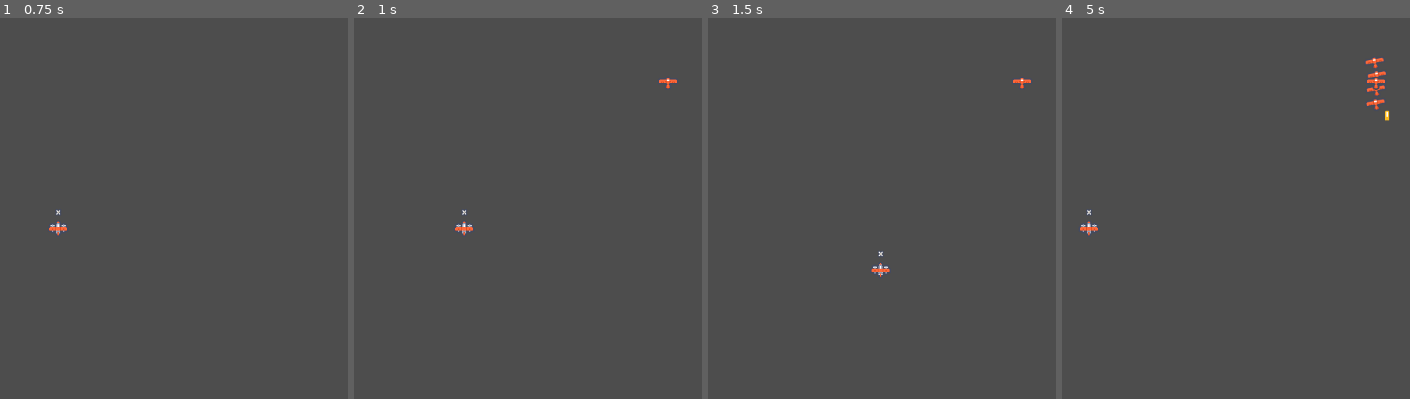
Above: before the commit, frames 1-4 (left to right).
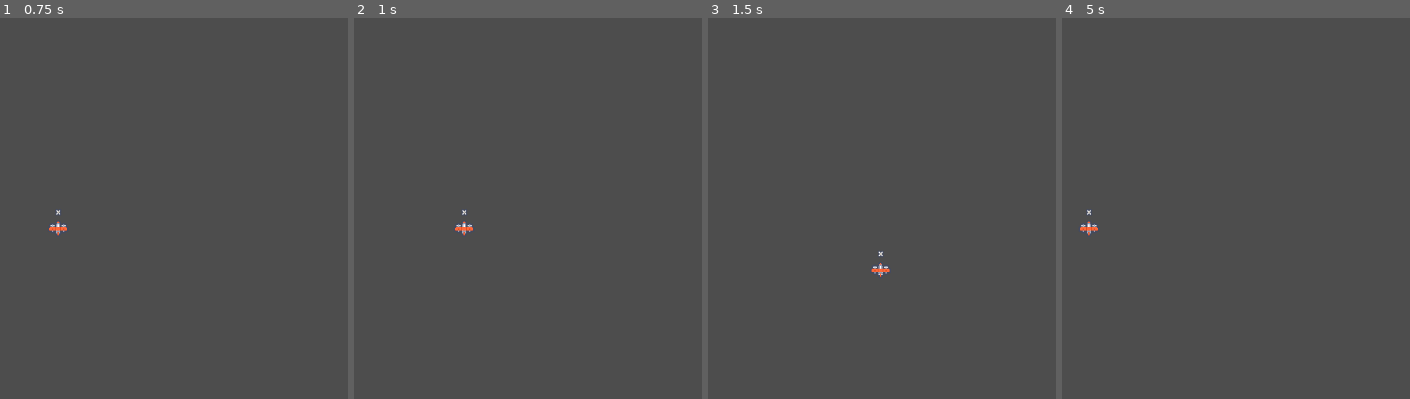
Above: after the commit, the same moments.

Repository: jkuttu/GodotWorkshop
Game: Godot game, scene res://Models/basics.tscn
Same seed, same stepped clock (60 frames per second), same inputs: the game is played once before the commit and once after it.
Inputs:
- Up to frame 1 (0.75 s): tap Enter at 0.5 s; hold Right (ui_right) from 0.53 s (still down)
- Up to frame 2 (1 s): keep holding Right (ui_right)
- Up to frame 3 (1.5 s): release Right (ui_right) at 1.28 s; hold Down (ui_down) from 1.28 s (still down)
- Up to frame 4 (5 s): release Down (ui_down) at 2.03 s; hold Right (ui_right) 2.03-2.78 s; tap Space at 2.75 s; hold Up (ui_up) 2.78-3.53 s; tap Enter at 3.5 s; hold Left (ui_left) from 3.53 s (still down)

Frame 1 is identical in both runs. In frame 2, less than 0.1% of the frame differs, in the area x 87-93%, y 15-19%; in frame 3, less than 0.1%; in frame 4, 0.4%, in the area x 87-94%, y 10-28%.

Commit message:
enemy follow

Diff:
--- /dev/null
+++ b/Common.gd
@@ -0,0 +1,2 @@
+extends Node
+var player
--- a/Models/Basics.gd
+++ b/Models/Basics.gd
@@ -13,6 +13,9 @@
 	camera.limit_right = 576
 	camera.limit_top = -324
 	camera.limit_bottom = 324
+
+	Common.player = self
+
 	pass
 
 func _process(delta):
--- a/Models/basics.tscn
+++ b/Models/basics.tscn
@@ -36,6 +36,7 @@
 enemy = ExtResource("6_ofjxo")
 
 [node name="Timer" type="Timer" parent="EnemySpawnPoint"]
+wait_time = 5.0
 autostart = true
 
 [connection signal="screen_exited" from="Basics/Player/VisibleOnScreenNotifier2D" to="Basics" method="_on_visible_on_screen_notifier_2d_screen_exited"]
--- a/Models/enemy.gd
+++ b/Models/enemy.gd
@@ -1,12 +1,15 @@
 extends RigidBody2D
 
+var SPEED = 100
 # Called when the node enters the scene tree for the first time.
 func _readyX():
-	var player = get_tree().get_root().get_node("Basics").position
-	look_at(player)
 	pass # Replace with function body.
 
 
 # Called every frame. 'delta' is the elapsed time since the previous frame.
 func _process(delta):
+	look_at(Common.player.position)
+	var direction = Common.player.position - position
+	var dirNormal = direction.normalized()
+	move_and_collide(dirNormal * SPEED * delta)
 	pass
--- a/Models/enemy.tscn
+++ b/Models/enemy.tscn
@@ -6,12 +6,13 @@
 [sub_resource type="RectangleShape2D" id="RectangleShape2D_b4hqh"]
 size = Vector2(29, 20)
 
-[node name="RigidBody2D" type="RigidBody2D"]
+[node name="Enemy" type="RigidBody2D"]
 mass = 0.01
 gravity_scale = 0.0
 script = ExtResource("1_eyuxe")
 
 [node name="Enemy" type="Sprite2D" parent="."]
+rotation = -1.5708
 texture = ExtResource("1_gudo1")
 
 [node name="CollisionShape2D" type="CollisionShape2D" parent="."]
--- a/project.godot
+++ b/project.godot
@@ -14,6 +14,10 @@
 run/main_scene="res://Models/basics.tscn"
 config/features=PackedStringArray("4.2", "Forward Plus")
 config/icon="res://icon.svg"
+
+[autoload]
+
+Common="*res://Common.gd"
 
 [input]
 
